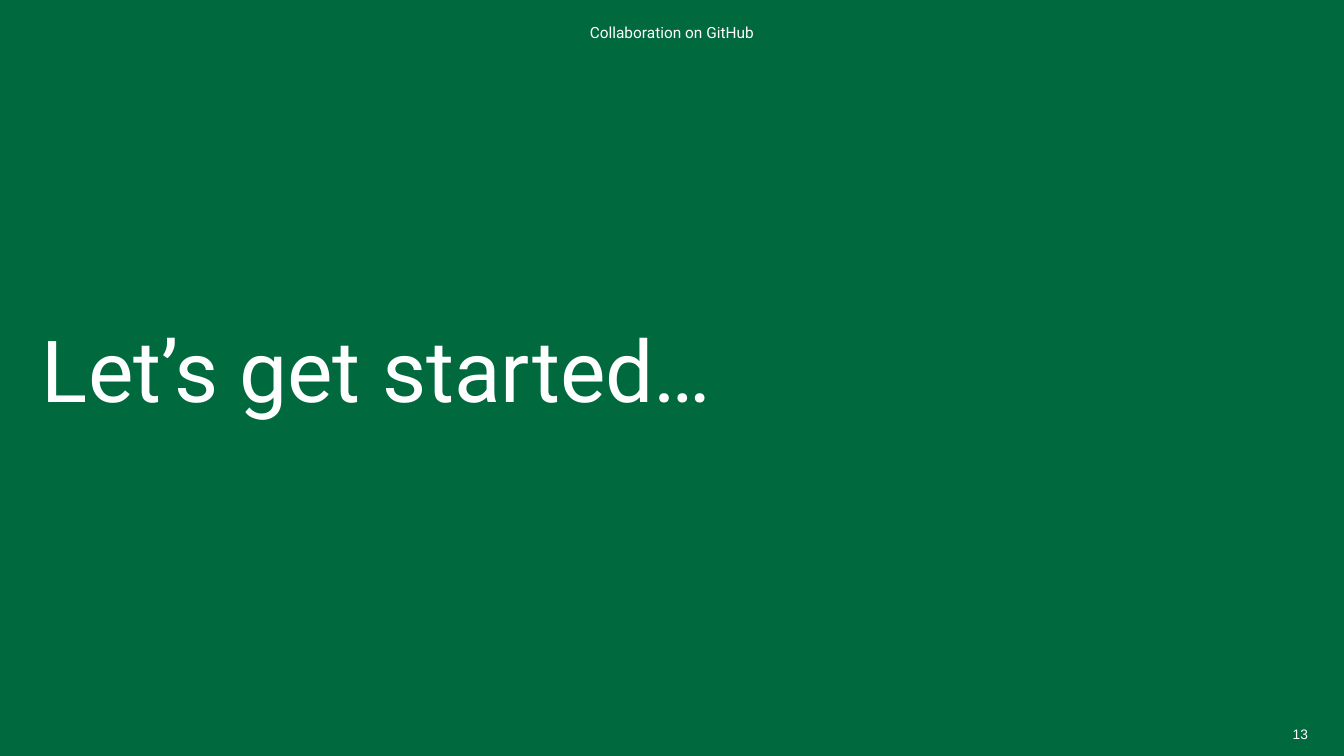
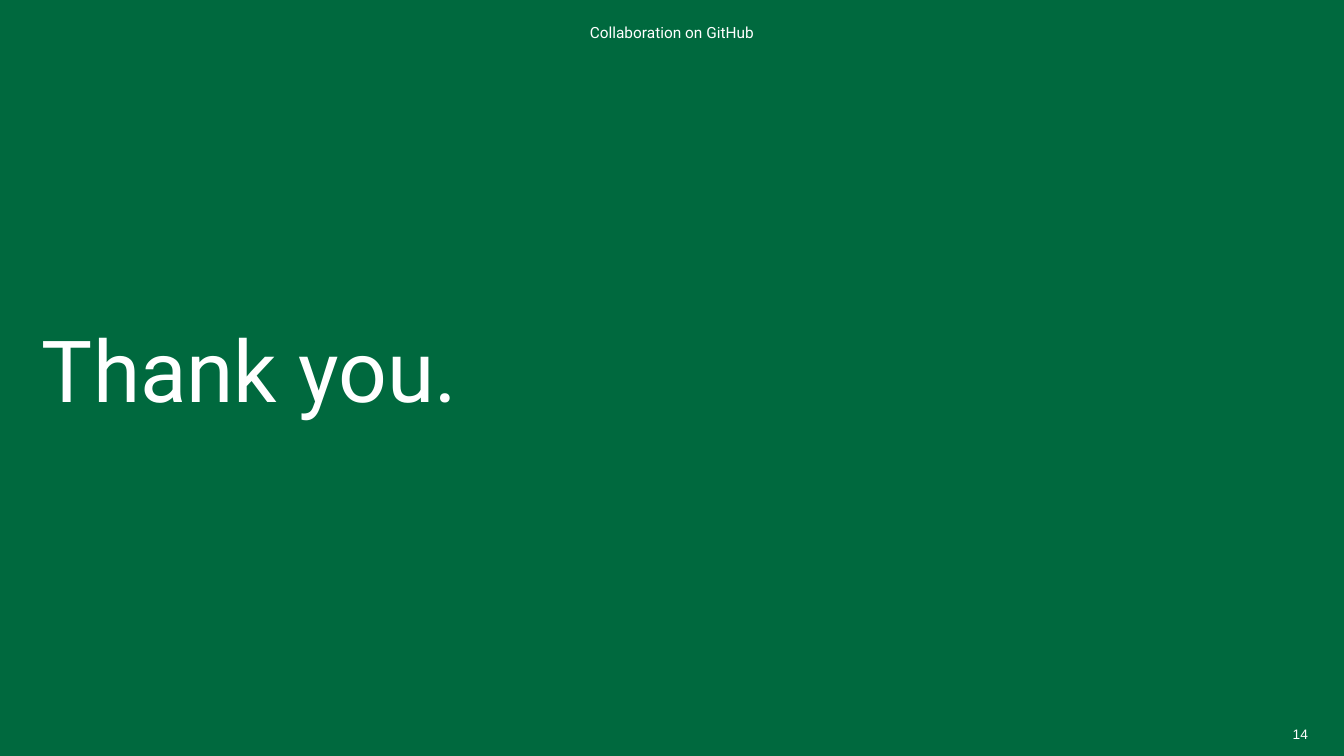
Before and after one commit to Simon-Stone/qbs-applied-data-science, a slide deck: slide 14 of 10-Collaboration-on-GitHub/ppt/Collaboration-on-GitHub.pptx (slide 13 before the commit). Drawn at 1344x756 pixels with LibreOffice and Linux fonts; fonts in the diff are those of the drawing; background and template pictures are left out. Boxes give left, top, right and bottom in pixels: in the first picture for what was removed or moved away, otherwise in the second. Text is boxed around its words. In the diff, an @@ line names an element or a change of style, - is before the commit and + after.

```diff
--- a/10-Collaboration-on-GitHub/ppt/Collaboration-on-GitHub.pptx
+++ b/10-Collaboration-on-GitHub/ppt/Collaboration-on-GitHub.pptx
@@ title at [42, 337, 458, 421]: text changed @@
-Let’s get started…
+Thank you.
@@ page number at [1293, 729, 1308, 739]: text changed @@
-13
+14
```
Also in this commit, not shown: 3 other slides changed, 7 slides added, 6 slides removed, 5 other files.
